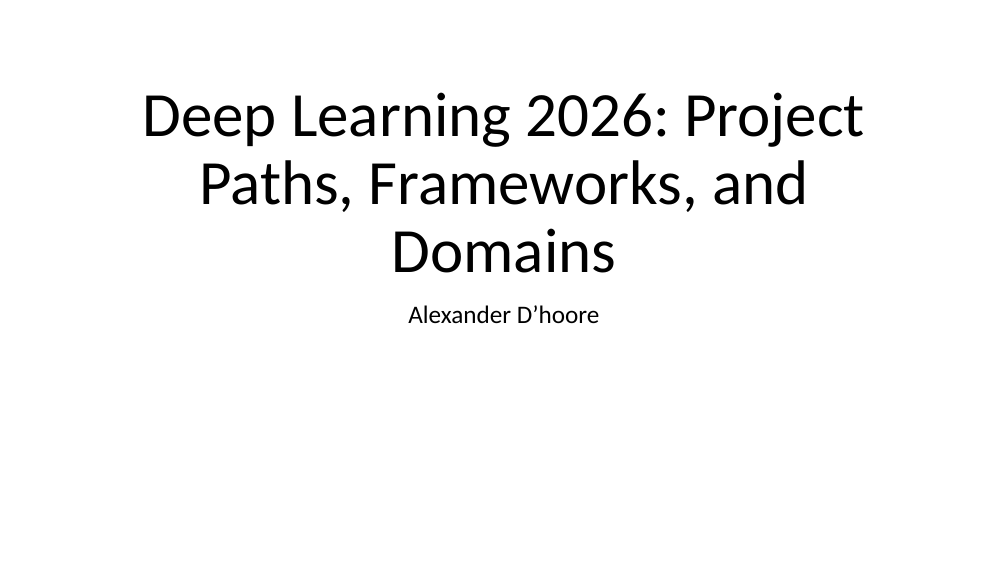
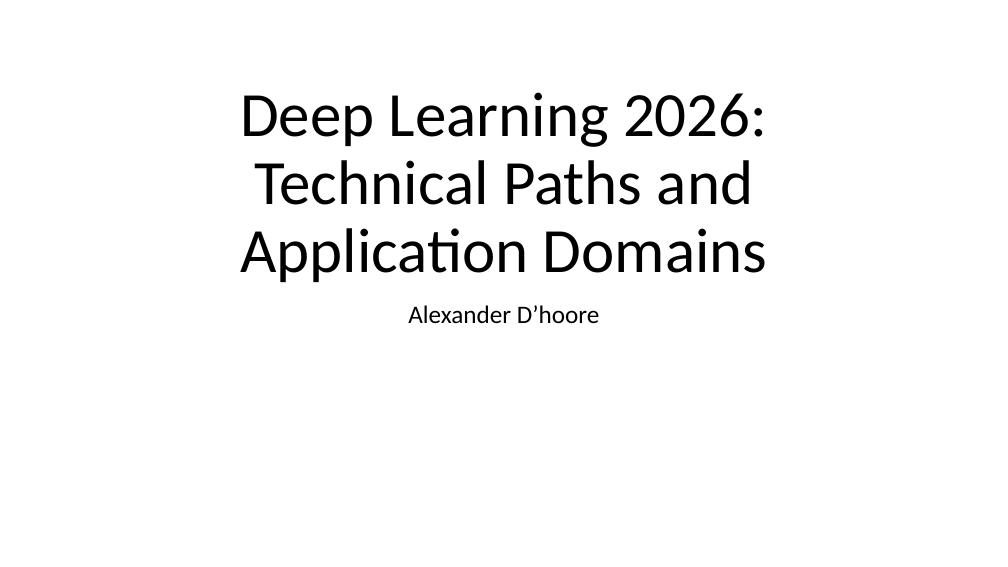
Before and after one commit to AlexanderDhoore/deep-learning-2026, a slide deck: slide 1 of slides/deep-learning-project-domains.pptx. Drawn at 1008x567 pixels with LibreOffice and Linux fonts; fonts in the diff are those of the drawing; background and template pictures are left out. Boxes give left, top, right and bottom in pixels: in the first picture for what was removed or moved away, otherwise in the second. Text is boxed around its words. In the diff, an @@ line names an element or a change of style, - is before the commit and + after.

```diff
--- a/slides/deep-learning-project-domains.pptx
+++ b/slides/deep-learning-project-domains.pptx
@@ title at (x1=240, y1=92, x2=768, y2=282): text changed @@
-Deep Learning 2026: Project Paths, Frameworks, and Domains
+Deep Learning 2026: Technical Paths and Application Domains
```
Also in this commit, not shown: 8 other slides changed, 1 other file.
